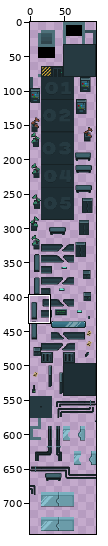
File history of a sprite sheet, assets/assets.png. The first picture is a wide view before the edit; the outline marks the close-up.
Close-up. Before the commit:
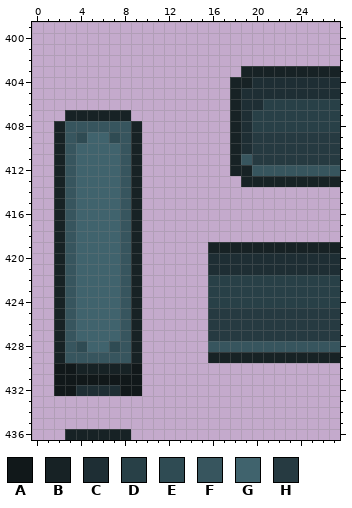
The file is 96x752 pixels. Colours within 5 levels of each other are drawn and written as one. Shown: x 0..27, y 399..436. The wide view leaves out empty margins.
Palette (. is transparent): A #11181a  B #172225  C #1e2e34  D #284047  E #2f4b53  F #37555e  G #40636d  H #263a41
Pixels before, first column x 2:
403 .................BBBBBBBBB
404 ................BBCCCCCCCC
405 ................BCCCCCCCCC
406 ................BCCDDDDDDD
407 .BBBBBB.........BCDDDDDDDD
408 BFFFFFFB........BCDDDDDDDD
409 BFEGGEFB........BCHHHHHHHH
410 BFGGGGFB........BCHHHHHHHH
411 BFGGGGFB........BFHHHHHHHH
412 BFGGGGFB........BBFFFFFFFF
413 BFGGGGFB.........BBBBBBBBB
414 BFGGGGFB..................
415 BFGGGGFB..................
416 BFGGGGFB..................
417 BFGGGGFB..................
418 BFGGGGFB..................
419 BFGGGGFB......BBBBBBBBBBBB
420 BFGGGGFB......CCCCCCCCCCCC
421 BFGGGGFB......CCCCCCCCCCCC
422 BFGGGGFB......DDDDDDDDDDDD
423 BFGGGGFB......DDDDDDDDDDDD
424 BFGGGGFB......DDDDDDDDDDDD
425 BFGGGGFB......HHHHHHHHHHHH
426 BFGGGGFB......HHHHHHHHHHHH
427 BFGGGGFB......HHHHHHHHHHHH
428 BFEGGEFB......FFFFFFFFFFFF
429 BFFFFFFB......BBBBBBBBBBBB
430 AABBBBBA..................
431 AAAAAAAA..................
432 AACCCCAA..................
433 ..........................
434 ..........................
435 ..........................
436 .BBBBBB...................
And afterwards:
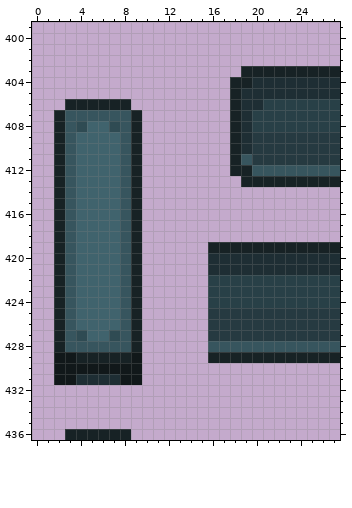
Changes in this commit:
y 406: x 3..8 ...... -> BBBBBB
y 407: x 2..9 .BBBBBB. -> BFFFFFFB
y 408: x 4..7 FFFF -> EGGE
y 409: x 4 E -> G; x 7 E -> G
y 427: x 4 G -> E; x 7 G -> E
y 428: x 4..7 EGGE -> FFFF
y 429: x 2..9 BFFFFFFB -> AABBBBBA
y 430: x 4..8 BBBBB -> AAAAA
y 431: x 4..7 AAAA -> CCCC
y 432: x 2..9 AACCCCAA -> ........
Boxes around the changes in both close-ups, in picture pixels (x1, y1, x2, y2):
changed: (54, 99, 142, 143)
changed: (54, 330, 142, 396)
